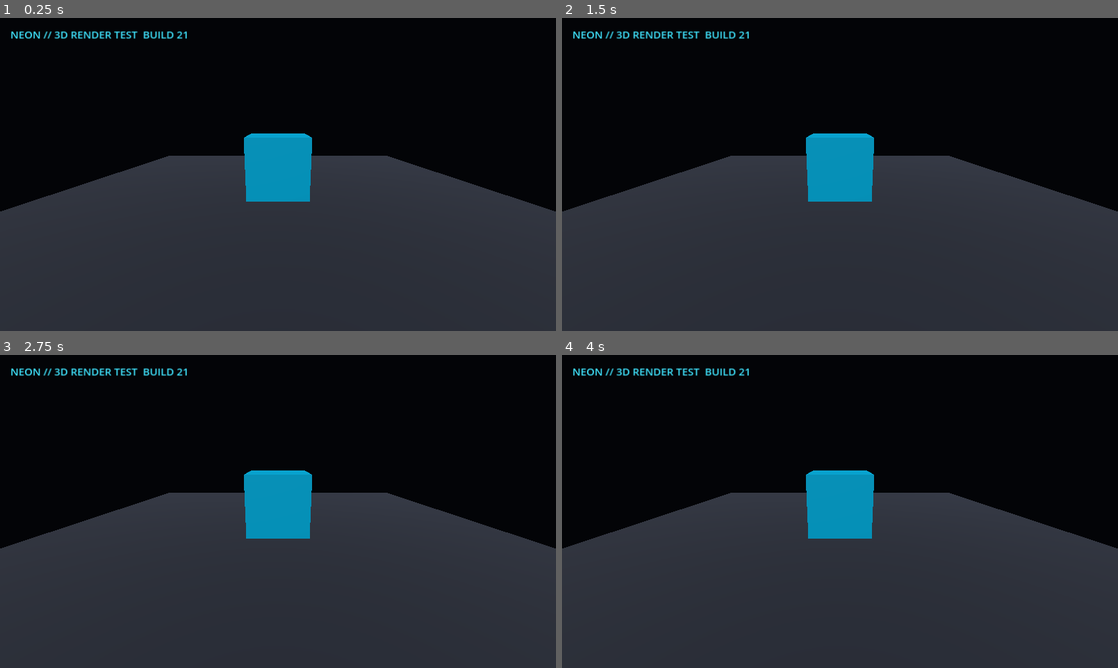
Above: before the commit, frames 1-4 (two rows, left to right).
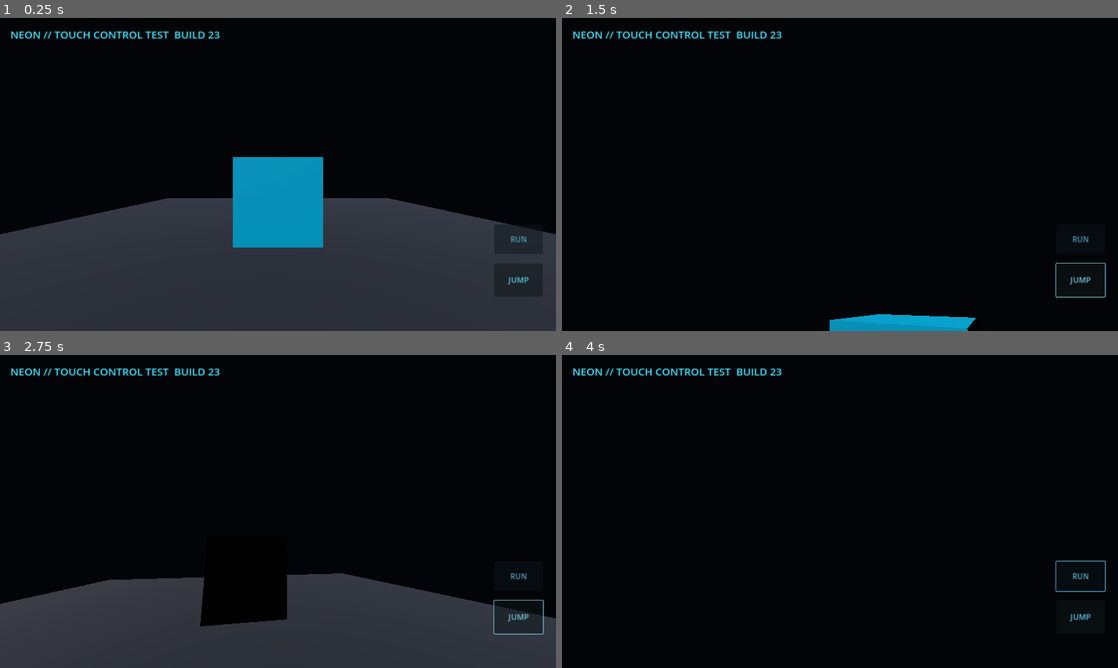
Above: after the commit, the same moments.

Repository: sylph564/neon-dead-city
Game: Godot game, scene res://scenes/diagnostic3d.tscn
Two runs of this game, one before a commit and one after it. Both use one fixed random seed, a clock stepped at 60 frames per second and the inputs below.
Inputs (mouse positions are in pixels of both pictures, inside the frame that each line leads up to):
- Up to frame 1 (0.25 s): no input
- Up to frame 2 (1.5 s): click (1079, 280) at 0.5 s, where only the run after the commit has a clickable "JUMP"; tap Enter at 1.25 s; move the mouse to (962, 158) at 1.27 s; hold D from 1.28 s (still down); hold Shift from 1.28 s (still down); click (962, 158) at 1.42 s
- Up to frame 3 (2.75 s): tap Space at 1.52 s; release D at 2 s; release Shift at 2 s; drag from (166, 527) to (250, 574) at 2.02 s
- Up to frame 4 (4 s): click (1079, 577) at 2.75 s, where only the run after the commit has a clickable "RUN"; tap Space at 3.5 s; move the mouse to (895, 442) at 3.52 s; hold D from 3.53 s (still down); hold Shift from 3.53 s (still down)

The runs differ from the first frame. In frame 1, 14% of the frame differs, in the area x 0-100%, y 4-86%; in frame 2, 52%; in frame 3, 28%; in frame 4, 52%, in the area x 0-100%, y 4-100%.

Commit message:
Connect mobile player controls to 3D test scene

Diff:
--- a/scenes/diagnostic3d.tscn
+++ b/scenes/diagnostic3d.tscn
@@ -1,4 +1,6 @@
-[gd_scene load_steps=5 format=3]
+[gd_scene load_steps=7 format=3]
+
+[ext_resource type="PackedScene" path="res://scenes/player.tscn" id="1_player"]
 
 [sub_resource type="BoxMesh" id="BoxMesh_cube"]
 size = Vector3(2, 2, 2)
@@ -14,12 +16,10 @@
 [sub_resource type="StandardMaterial3D" id="Material_floor"]
 albedo_color = Color(0.12, 0.14, 0.19, 1)
 
+[sub_resource type="BoxShape3D" id="FloorCollision"]
+size = Vector3(16, 0.2, 16)
+
 [node name="Diagnostic3D" type="Node3D"]
-
-[node name="Camera3D" type="Camera3D" parent="."]
-position = Vector3(0, 2.5, 7)
-rotation_degrees = Vector3(-15, 0, 0)
-current = true
 
 [node name="DirectionalLight3D" type="DirectionalLight3D" parent="."]
 rotation_degrees = Vector3(-50, -25, 0)
@@ -32,17 +32,26 @@
 surface_material_override/0 = SubResource("Material_cube")
 
 [node name="Floor" type="MeshInstance3D" parent="."]
-position = Vector3(0, -0.05, 0)
+position = Vector3(0, -0.1, 0)
 mesh = SubResource("PlaneMesh_floor")
 surface_material_override/0 = SubResource("Material_floor")
+
+[node name="FloorBody" type="StaticBody3D" parent="."]
+position = Vector3(0, -0.1, 0)
+
+[node name="CollisionShape3D" type="CollisionShape3D" parent="FloorBody"]
+shape = SubResource("FloorCollision")
+
+[node name="Player" parent="." instance=ExtResource("1_player")]
+position = Vector3(0, 0.15, 5)
 
 [node name="CanvasLayer" type="CanvasLayer" parent="."]
 
 [node name="Status" type="Label" parent="CanvasLayer"]
 offset_left = 24.0
 offset_top = 20.0
-offset_right = 650.0
+offset_right = 760.0
 offset_bottom = 90.0
 theme_override_colors/font_color = Color(0.25, 0.9, 1, 1)
 theme_override_font_sizes/font_size = 24
-text = "NEON // 3D RENDER TEST  BUILD 21"
+text = "NEON // TOUCH CONTROL TEST  BUILD 23"
